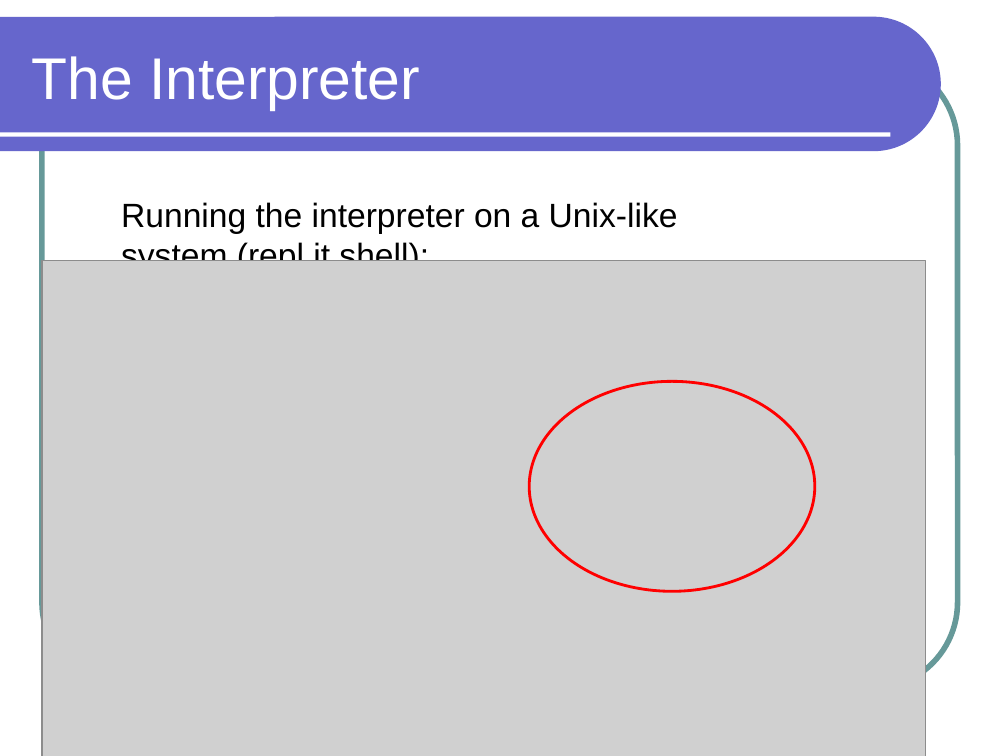
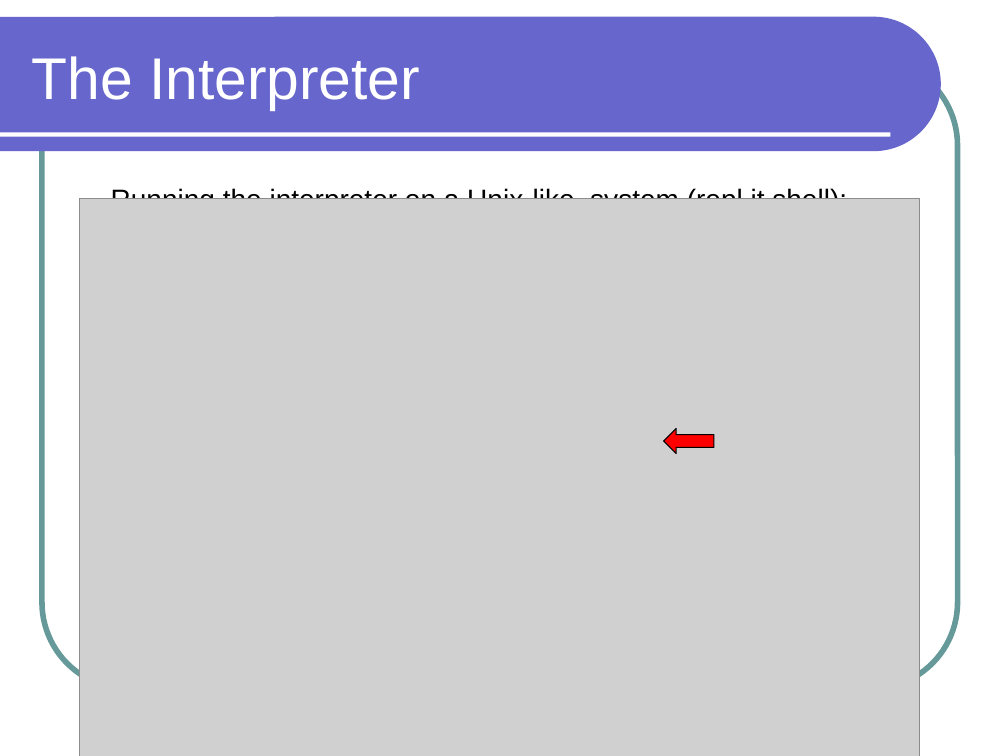
Before and after one commit to lutzhamel/CSC301, a slide deck: slide 22 of notes/csc301-ln012.ppt (slide 26 before the commit). Drawn at 1008x756 pixels with LibreOffice and Linux fonts; fonts in the diff are those of the drawing; grey boxes stand for pictures. Boxes give left, top, right and bottom in pixels: in the first picture for what was removed or moved away, otherwise in the second. Text is boxed around its words. In the diff, an @@ line names an element or a change of style, - is before the commit and + after.

```diff
--- a/notes/csc301-ln012.ppt
+++ b/notes/csc301-ln012.ppt
@@ text "Running the interpreter on a ...": place and size @@
-text "Running the interpreter on a ..." at box(121, 202, 678, 261)
+text "Running the interpreter on a ..." at box(111, 187, 847, 199)
@@ text "Running the interpreter on a ..." at box(111, 187, 847, 199): size 24 to 20 pt @@
@@ picture: place and size @@
-picture at box(42, 260, 926, 756)
+picture at box(80, 199, 919, 756)
@@ ellipse removed at box(529, 381, 814, 591) @@
@@ left arrow added at box(663, 428, 714, 454), fill #FF0000, outline #000000 0.74 pt @@
```
Also in this commit, not shown: 11 other slides changed, 4 slides removed, 4 other files.
